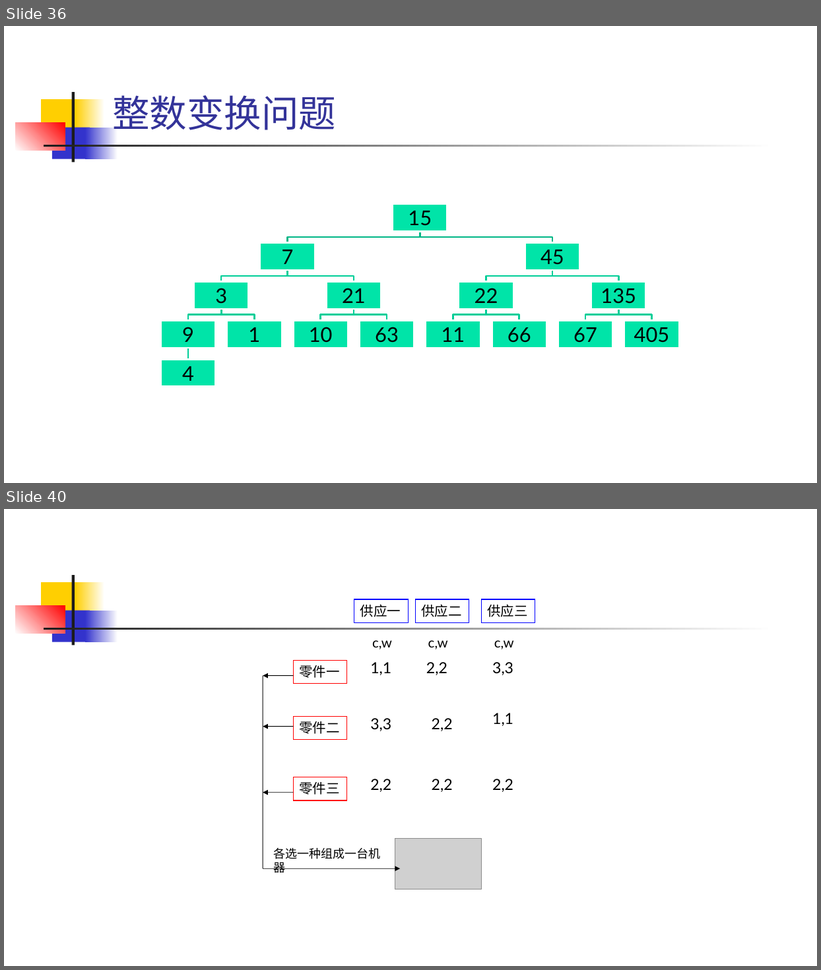
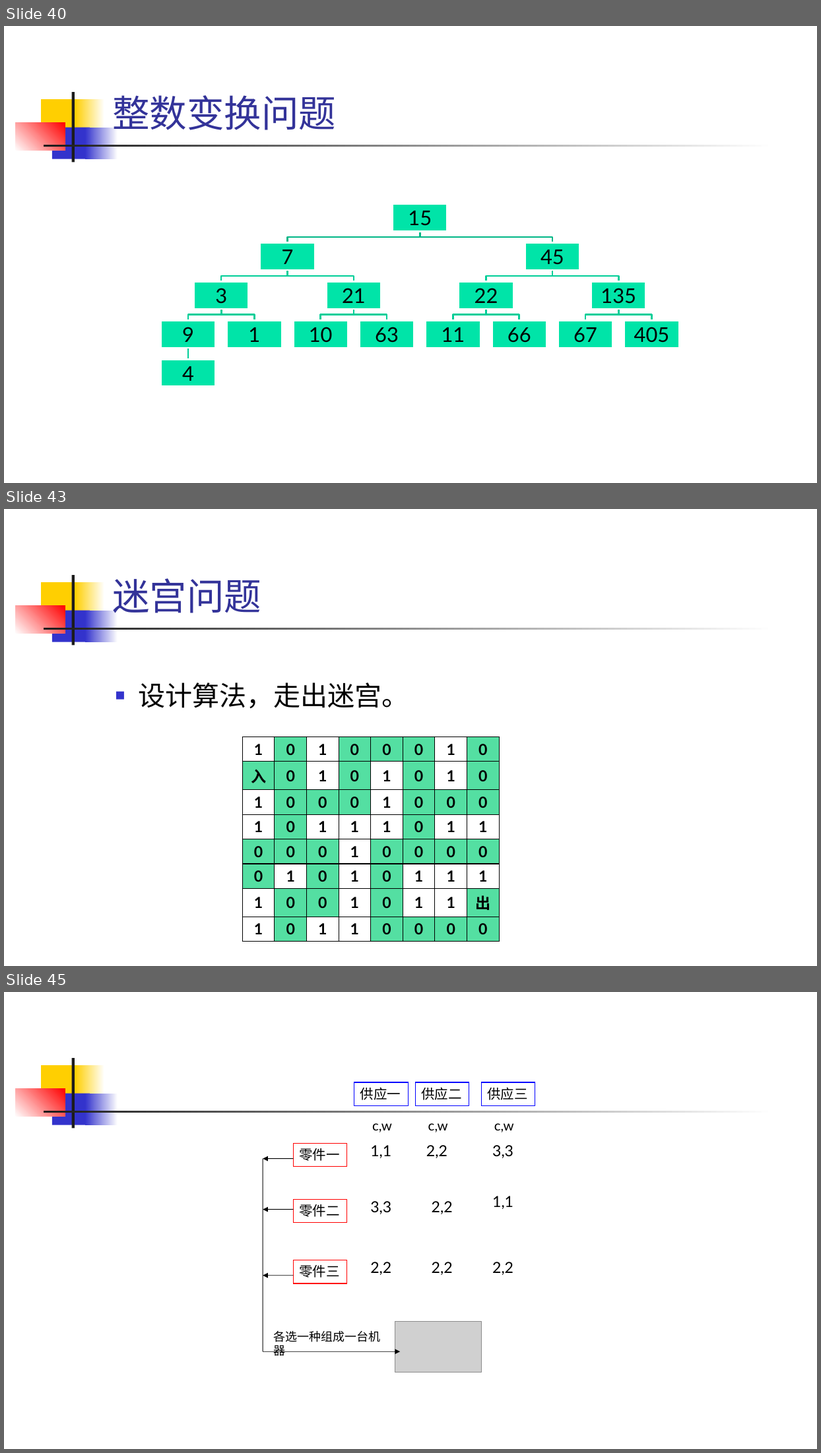
Before and after one commit to TeacherPeng/AlgorithmDesign, a slide deck: 教案/算法设计与分析.习题课.pptx. Shown one above the other, each under a label of ours: slides 36 and 40 before the commit, slides 40, 43 and 45 after it; the slides between them are not shown. The pictures are 821x970 and 821x1453 pixels, drawn with LibreOffice and Linux fonts; fonts in the diff are those of the drawing; grey boxes stand for pictures. Boxes give left, top, right and bottom in pixels: in the first picture for what was removed or moved away, otherwise in the second. Text is boxed around its words. In the diff, an @@ line names an element or a change of style, - is before the commit and + after.

```diff
--- a/教案/算法设计与分析.习题课.pptx
+++ b/教案/算法设计与分析.习题课.pptx
@@ slide 43 added at bbox=[4, 509, 817, 966], background #FFFFFF; not listed: 7 template elements that a slide beside it also shows @@
@@ title added at bbox=[112, 578, 261, 613], 44 pt, text #333399 @@
+迷宫问题
@@ text added at bbox=[138, 683, 409, 709], 32 pt, text #000000 @@
+■ 设计算法，走出迷宫。
@@ table added at bbox=[242, 737, 501, 937], 8 rows, 8 columns @@
+1 | 0 | 1 | 0 | 0 | 0 | 1 | 0
+入 | 0 | 1 | 0 | 1 | 0 | 1 | 0
+1 | 0 | 0 | 0 | 1 | 0 | 0 | 0
+1 | 0 | 1 | 1 | 1 | 0 | 1 | 1
+0 | 0 | 0 | 1 | 0 | 0 | 0 | 0
+0 | 1 | 0 | 1 | 0 | 1 | 1 | 1
+1 | 0 | 0 | 1 | 0 | 1 | 1 | 出
+1 | 0 | 1 | 1 | 0 | 0 | 0 | 0
@@ what was slide 36 is now slide 40 @@
@@ what was slide 40 is now slide 45 @@
```
Also in this commit, not shown: 22 slides changed, 5 other slides added, 1 slide removed.
